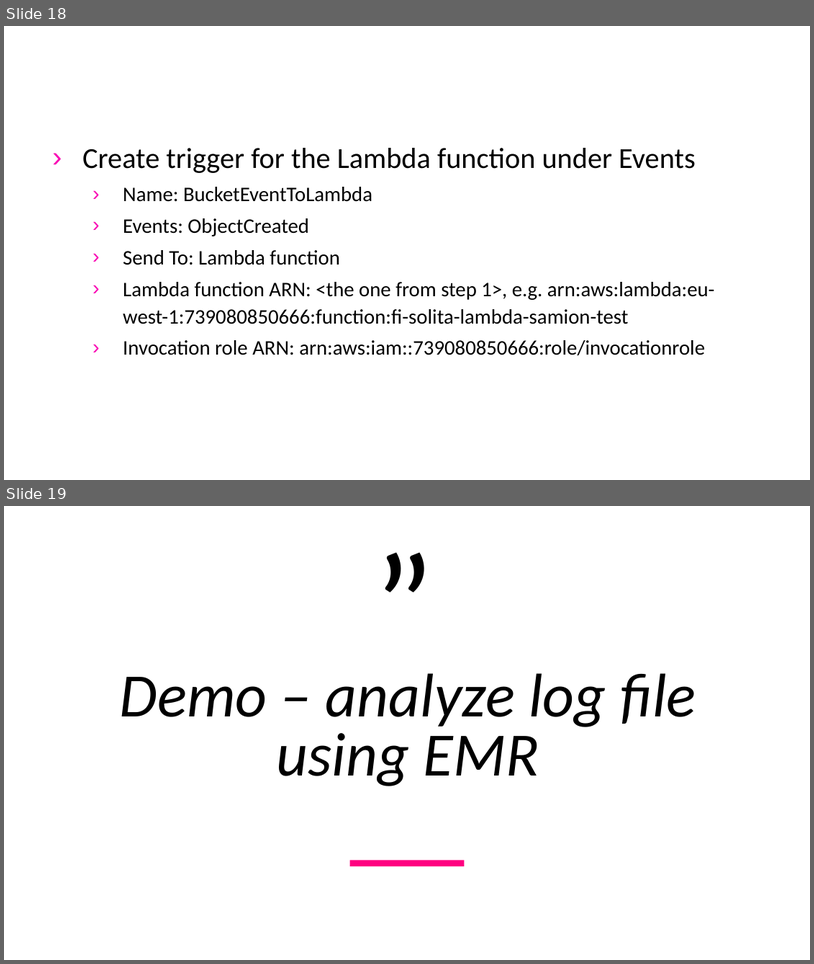
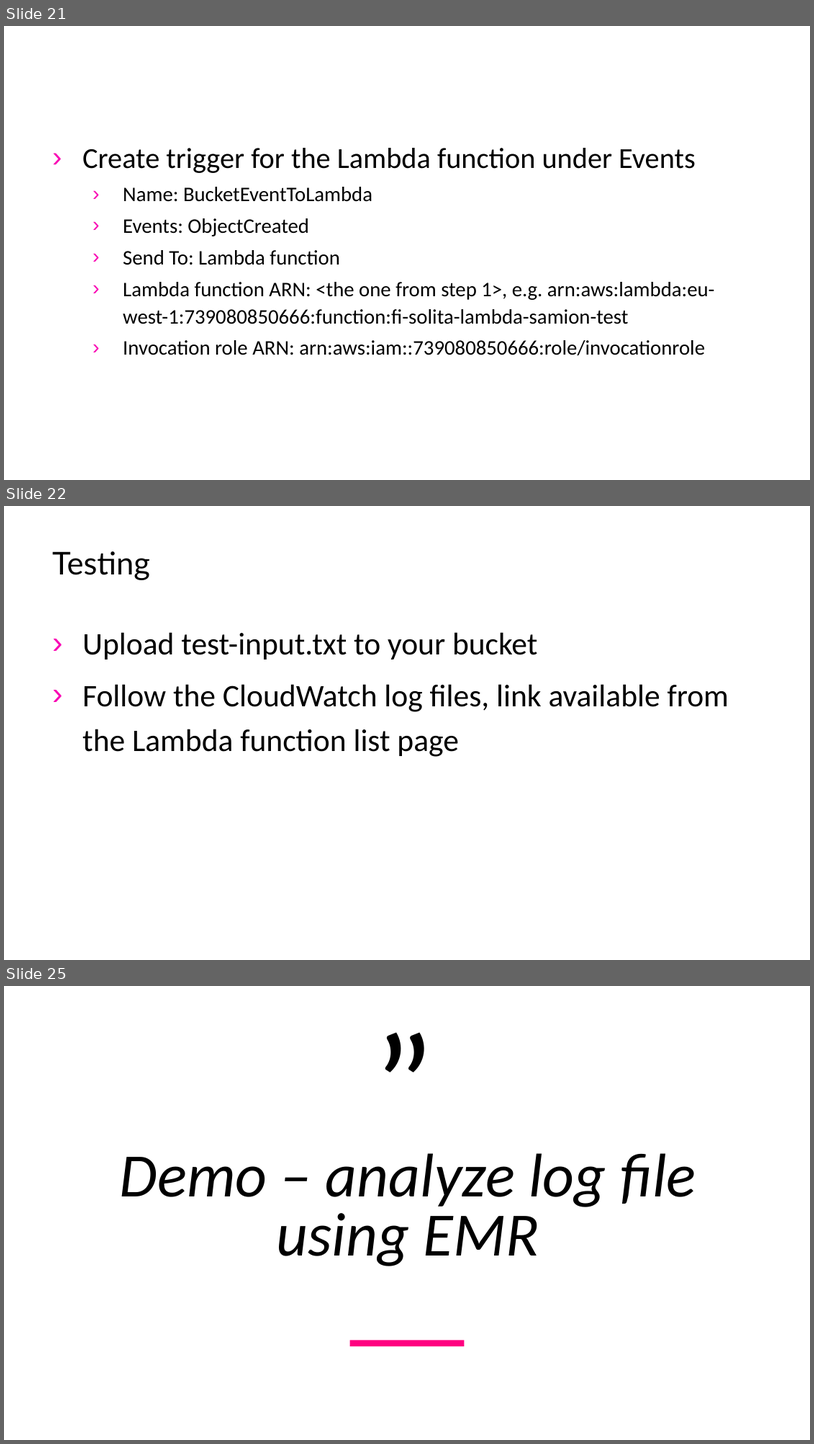
Before and after one commit to samion/aws-lambda, a slide deck: AWS-Lambda.pptx. Shown one above the other, each under a label of ours: slides 18 and 19 before the commit, slides 21, 22 and 25 after it; the slides between them are not shown. The pictures are 814x964 and 814x1444 pixels, drawn with LibreOffice and Linux fonts; fonts in the diff are those of the drawing; background and template pictures are left out. Boxes give left, top, right and bottom in pixels: in the first picture for what was removed or moved away, otherwise in the second. Text is boxed around its words. In the diff, an @@ line names an element or a change of style, - is before the commit and + after.

```diff
--- a/AWS-Lambda.pptx
+++ b/AWS-Lambda.pptx
@@ slide 22 added at [4,506,810,960], background #FFFFFF @@
@@ title added at [52,551,150,580], 28 pt, text #000000 @@
+Testing
@@ text added at [82,632,729,757], 28 pt, text #000000 @@
+› Upload test-input.txt to your bucket
+› Follow the CloudWatch log files, link available from the Lambda function list page
@@ what was slide 18 is now slide 21 @@
@@ what was slide 19 is now slide 25 @@
```
Also in this commit, not shown: 7 slides changed, 5 other slides added.
